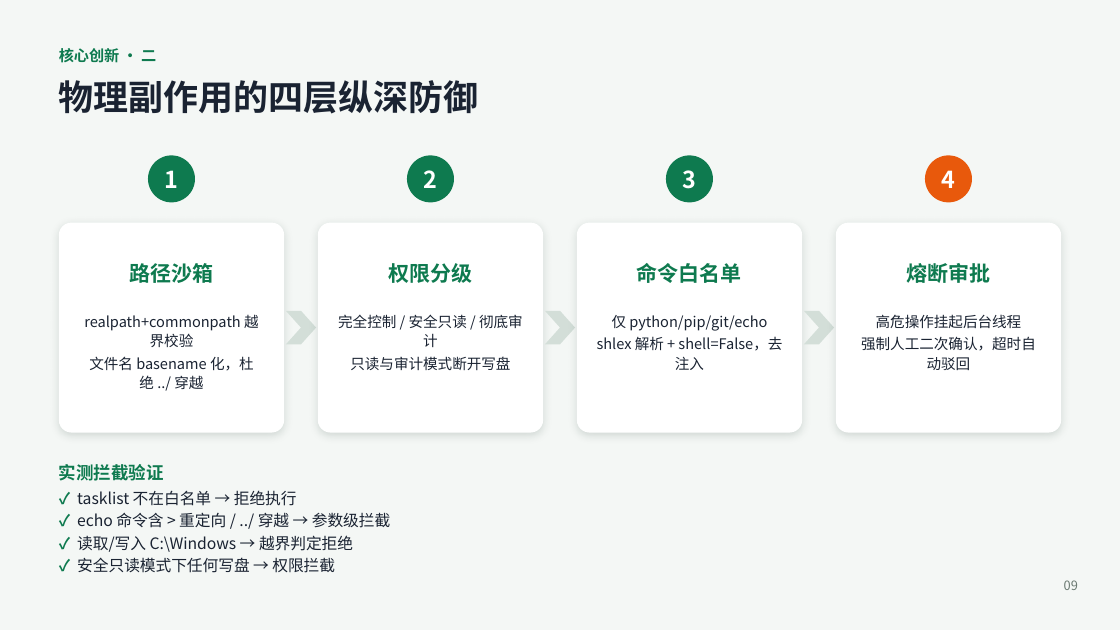
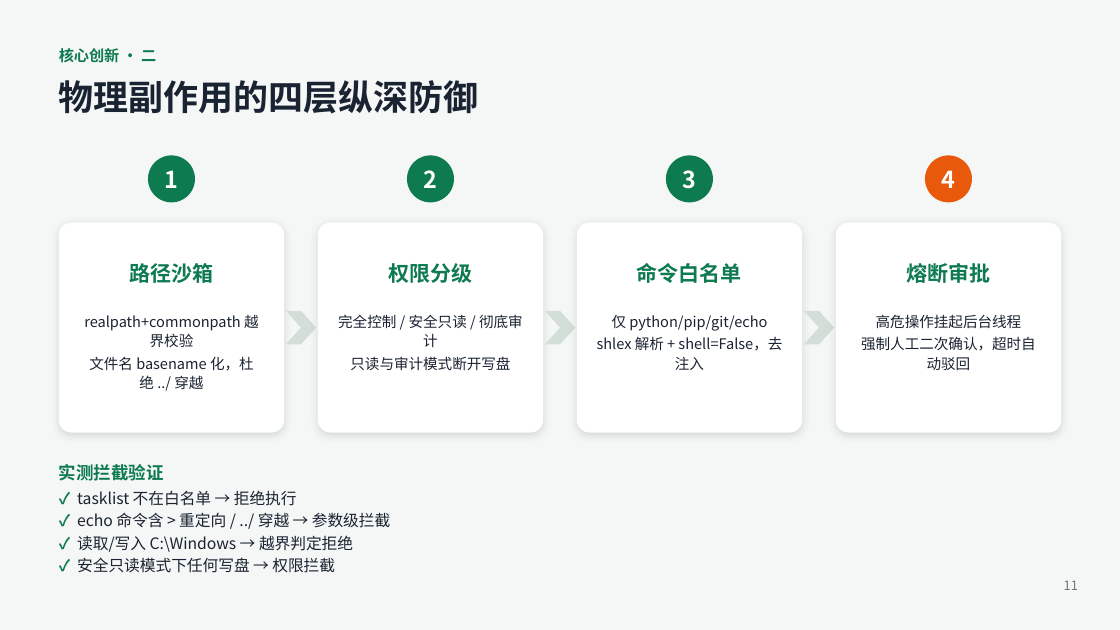
Before and after one commit to Andysun06/yindun-agent, a slide deck: slide 11 of 隐盾安全智能体_项目汇报.pptx (slide 9 before the commit). Drawn at 1120x630 pixels with LibreOffice and Linux fonts; fonts in the diff are those of the drawing. Boxes give left, top, right and bottom in pixels: in the first picture for what was removed or moved away, otherwise in the second. Text is boxed around its words. In the diff, an @@ line names an element or a change of style, - is before the commit and + after.

```diff
--- a/隐盾安全智能体_项目汇报.pptx
+++ b/隐盾安全智能体_项目汇报.pptx
@@ text at bbox=[1064, 580, 1078, 590]: text changed @@
-09
+11
```
Also in this commit, not shown: 8 other slides changed, 2 slides added, 5 other files.
